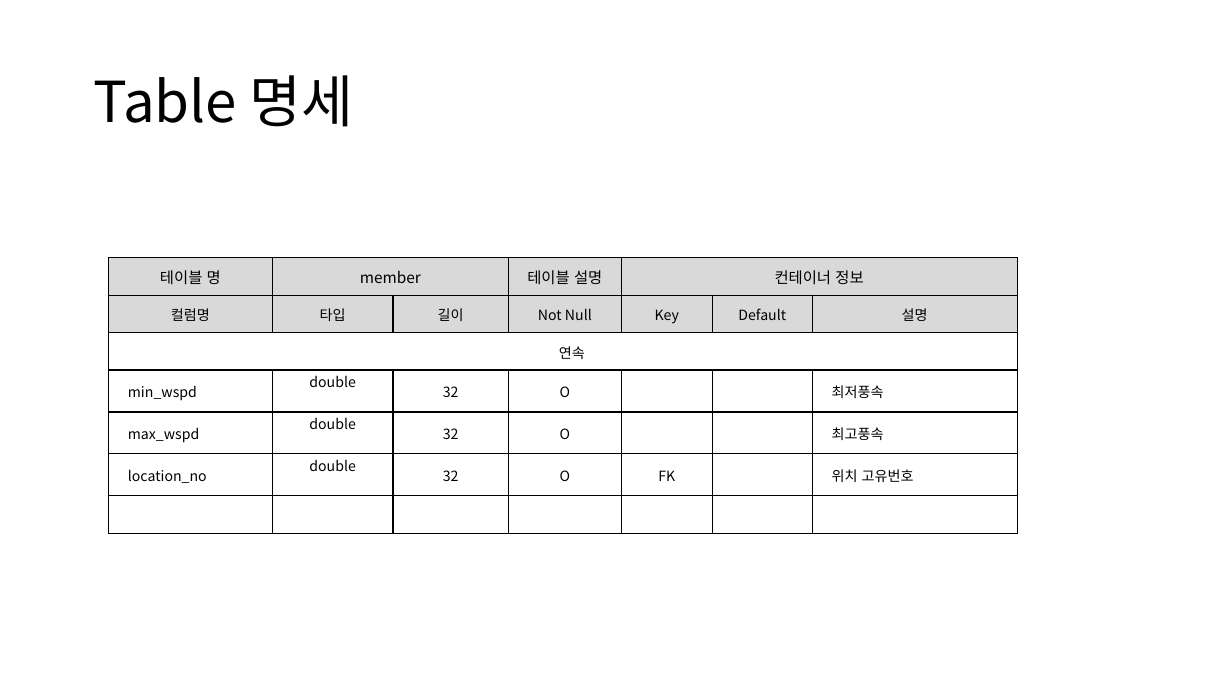
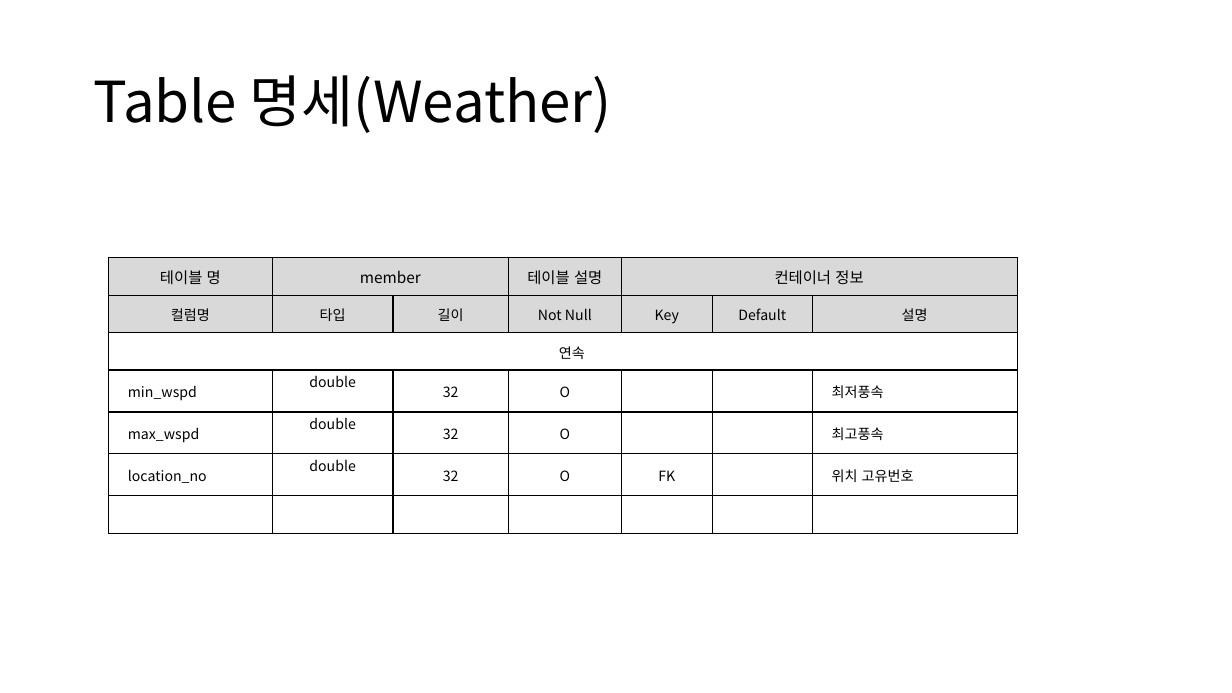
Before and after one commit to sujidaddy/workspace_miniproject, a slide deck: slide 64 of 미니프로젝트계획서제출용.pptx (slide 61 before the commit). Drawn at 1232x693 pixels with LibreOffice and Linux fonts; fonts in the diff are those of the drawing. Boxes give left, top, right and bottom in pixels: in the first picture for what was removed or moved away, otherwise in the second. Text is boxed around its words. In the diff, an @@ line names an element or a change of style, - is before the commit and + after.

```diff
--- a/미니프로젝트계획서제출용.pptx
+++ b/미니프로젝트계획서제출용.pptx
@@ title at [94, 75, 612, 133]: text changed @@
-Table 명세
+Table 명세(Weather)
```
Also in this commit, not shown: 10 other slides changed, 5 slides added, 5 other files.
